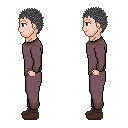
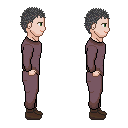
The second (128, 128) image is a revision of the first. Changes to its layers:
hid "reverse", painted on it over [18, 7, 108, 120]
showed "originale", painted on it over [20, 7, 46, 120]
showed "oberschKurz", painted on it over [84, 8, 110, 120]
